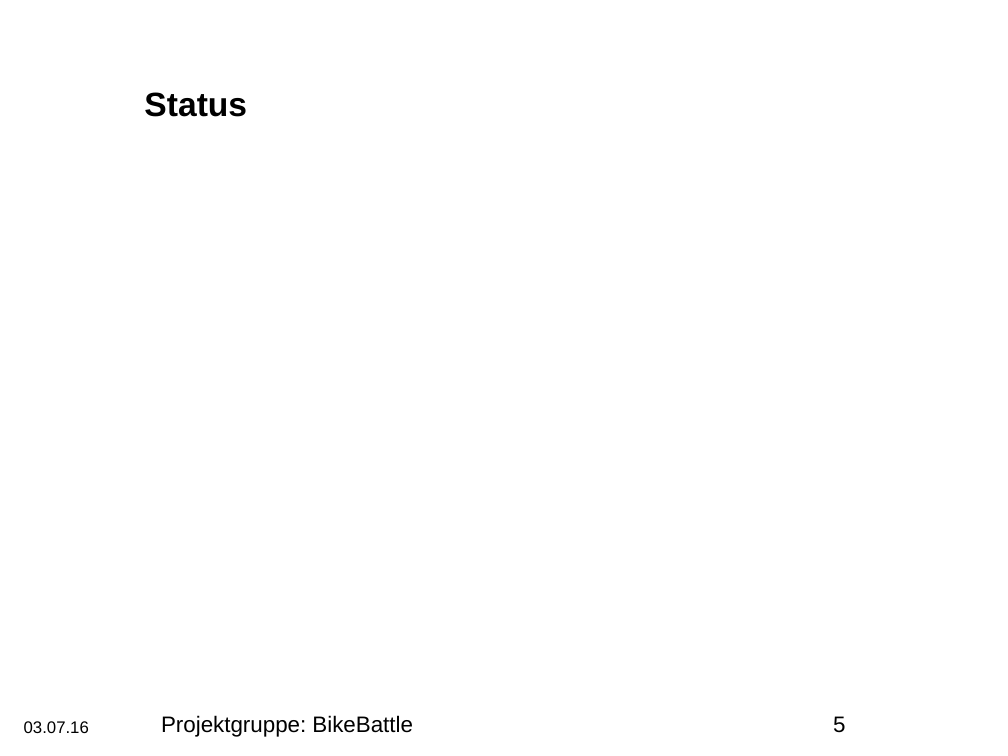
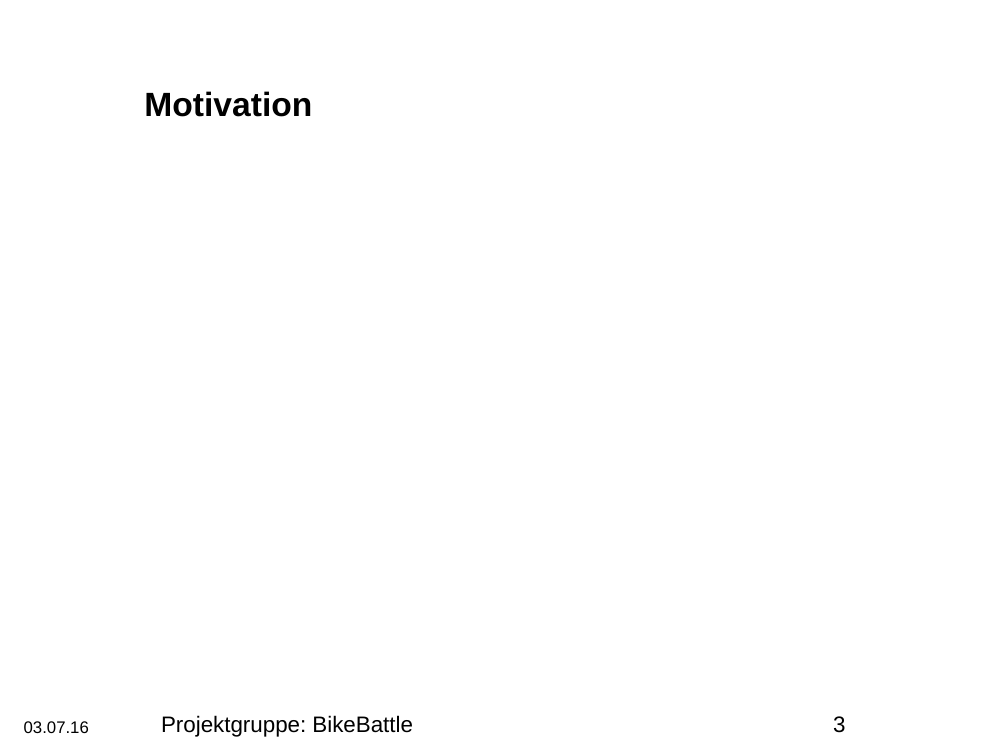
Before and after one commit to darenegade/BikeBattle, a slide deck: slide 3 of Abschlusspraesentation_bikebattle.pptm (slide 5 before the commit). Drawn at 1008x756 pixels with LibreOffice and Linux fonts; fonts in the diff are those of the drawing; background and template pictures are left out. Boxes give left, top, right and bottom in pixels: in the first picture for what was removed or moved away, otherwise in the second. Text is boxed around its words. In the diff, an @@ line names an element or a change of style, - is before the commit and + after.

```diff
--- a/Abschlusspraesentation_bikebattle.pptm
+++ b/Abschlusspraesentation_bikebattle.pptm
@@ title at [144,91,312,117]: text changed @@
-Status
+Motivation
@@ page number at [833,716,845,733]: text changed @@
-5
+3
```
Also in this commit, not shown: 5 other slides changed, 4 slides added.
